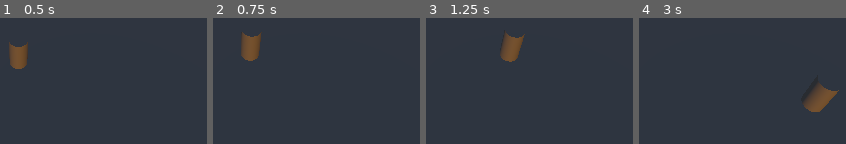
Above: before the commit, frames 1-4 (left to right).
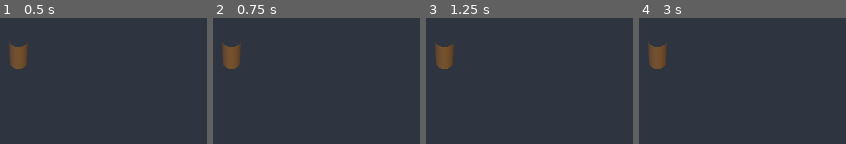
Above: after the commit, the same moments.

Repository: EricThunderSnake/DoNotOpen
Game: Godot game, scene res://test_environ.tscn
Same seed, same stepped clock (60 frames per second), same inputs: the game is played once before the commit and once after it.
Inputs (mouse positions are in pixels of both pictures, inside the frame that each line leads up to):
- Up to frame 1 (0.5 s): no input
- Up to frame 2 (0.75 s): tap Enter (ui_accept) at 0.5, 0.6 s; move the mouse to (outside the picture) at 0.52 s; hold D (MoveRight) from 0.53 s (still down)
- Up to frame 3 (1.25 s): keep holding D (MoveRight); tap Enter (ui_accept) at 0.77, 1.07 s
- Up to frame 4 (3 s): move the mouse to (outside the picture) at 1.27 s; release D (MoveRight) at 1.28 s; hold S (MoveBackward) 1.28-2.03 s; tap Enter (ui_accept) at 1.35, 1.52, 1.82, 2.1, 2.85 s; move the mouse to (outside the picture) at 2.02 s; hold D (MoveRight) 2.03-2.78 s; move the mouse to (outside the picture) at 2.77 s; hold W (MoveForward) from 2.78 s (still down)

Frame 1 is identical in both runs. In frame 2, 3.2% of the frame differs, in the area x 4-24%, y 11-41%; in frame 3, 3.2%; in frame 4, 3.5%, in the area x 4-97%, y 19-75%.

Commit message:
Update Player.gd

Diff:
--- a/Player.gd
+++ b/Player.gd
@@ -1,28 +1,29 @@
 extends CharacterBody3D
 
+@onready var gun_controller = $GunController
 
-const SPEED = 5.0
-const JUMP_VELOCITY = 4.5
+var speed = 8
+#Executed every frames:
+func _process(delta):
 
 
-func _physics_process(delta):
-	# Add the gravity.
-	if not is_on_floor():
-		velocity += get_gravity() * delta
 
-	# Handle jump.
-	if Input.is_action_just_pressed("ui_accept") and is_on_floor():
-		velocity.y = JUMP_VELOCITY
+	#Movement
+	velocity = Vector3()
 
-	# Get the input direction and handle the movement/deceleration.
-	# As good practice, you should replace UI actions with custom gameplay actions.
-	var input_dir = Input.get_vector("MoveLeft", "MoveRight", "MoveForward", "MoveBackward")
-	var direction = (transform.basis * Vector3(input_dir.x, 0, input_dir.y)).normalized()
-	if direction:
-		velocity.x = direction.x * SPEED
-		velocity.z = direction.z * SPEED
-	else:
-		velocity.x = move_toward(velocity.x, 0, SPEED)
-		velocity.z = move_toward(velocity.z, 0, SPEED)
+	if Input.is_action_pressed("move_right"):
+		velocity.x += 1
+	if Input.is_action_pressed("move_left"):
+		velocity.x -= 1
+	if Input.is_action_pressed("move_up"):
+		velocity.z -= 1
+	if Input.is_action_pressed("move_down"):
+		velocity.z += 1
 
+	velocity = velocity.normalized()*speed
 	move_and_slide()
+
+	#Shooting
+	if Input.is_action_pressed("shoot"):
+		print("shooting")
+		gun_controller.shoot()
